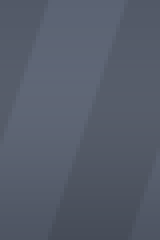
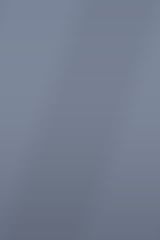
Two versions of the same layered image (160x240). Layer-by-layer changes:
"Layer 2": opacity 10% → 5%, painted on it over [0, 0, 160, 240]
painted on "Layer 1" over [0, 0, 160, 240]
